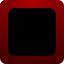
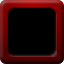
Two versions of the same layered image (64x64). Layer-by-layer changes:
added layer "Pasted Layer-highlight" (screen, 81%) above "Pasted Layer-shadow" over [7,13,57,57]
added layer "Pasted Layer-shadow" (multiply, 80%) above "Pasted Layer" over [7,7,57,54]
added layer "Layer #1-highlight" (screen, 81%) above "Layer #1-shadow" over [0,0,64,59]
added layer "Layer #1-shadow" (multiply, 80%) above "Layer #1" over [0,3,64,64]
